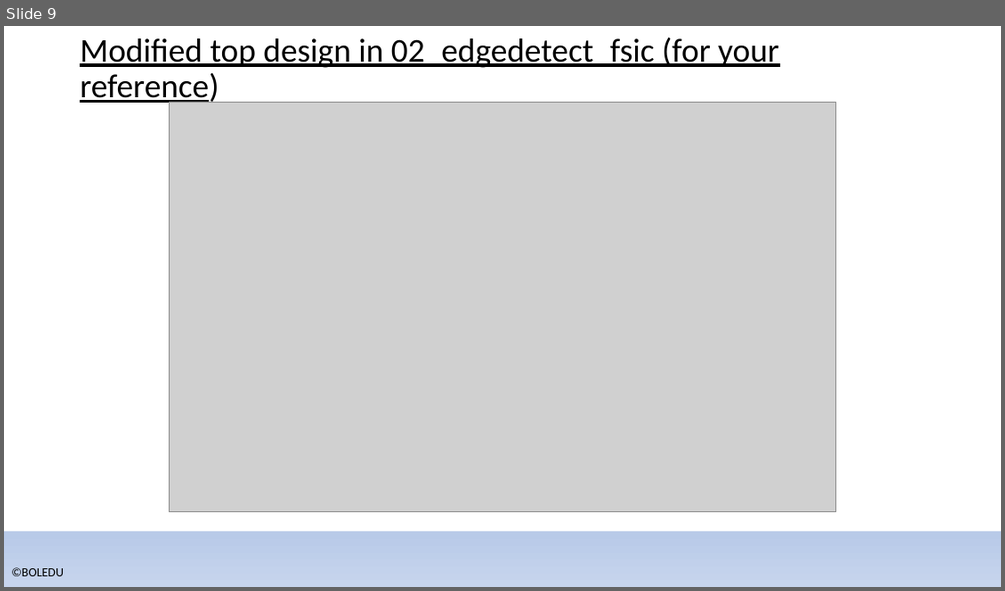
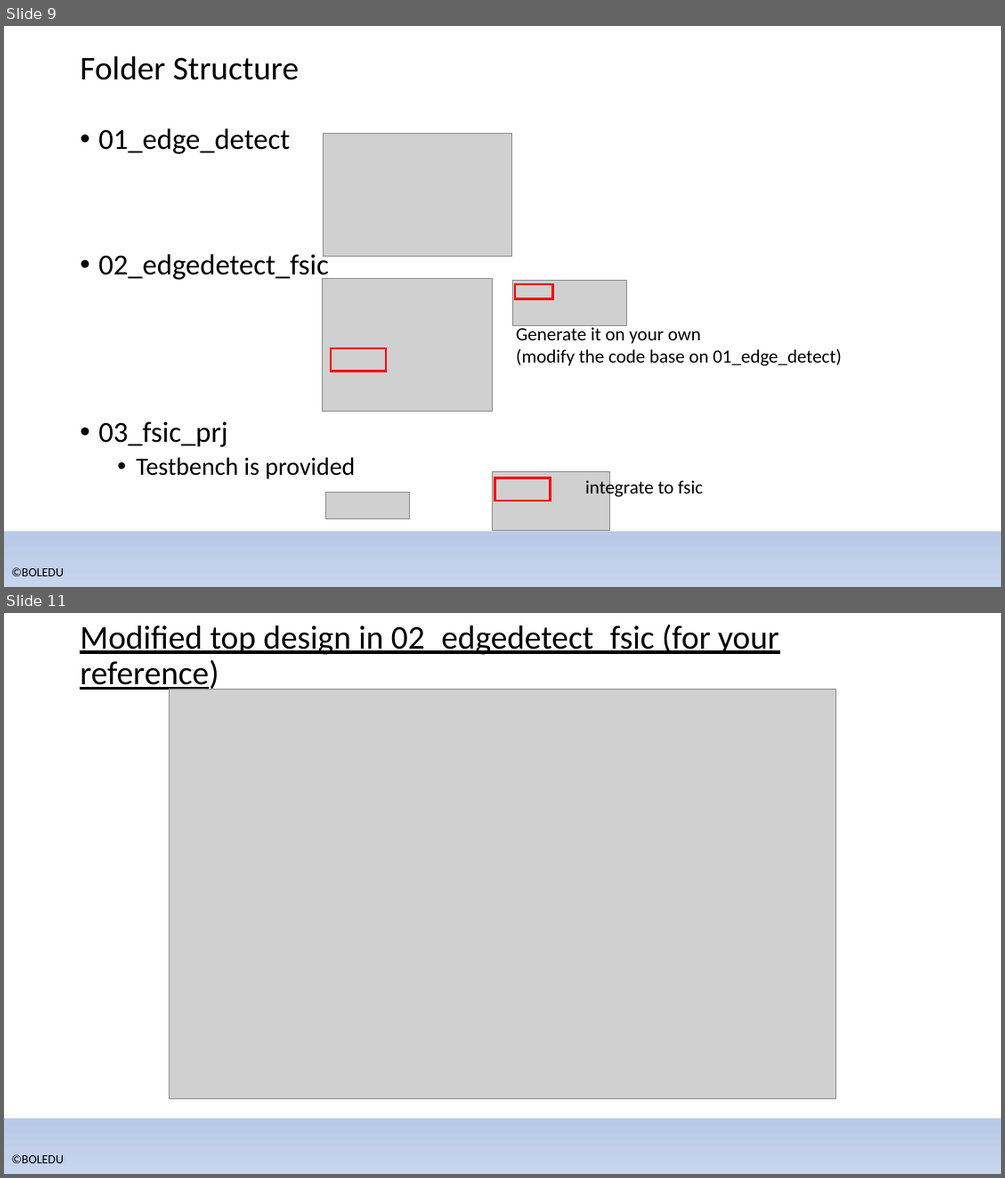
Before and after one commit to bol-edu/caravel-soc_fpga-lab, a slide deck: catapult_hls/lab_catapult_workbook.pptx. Shown one above the other, each under a label of ours: slide 9 before the commit, slides 9 and 11 after it; the slides between them are not shown. The pictures are 1005x591 and 1005x1178 pixels, drawn with LibreOffice and Linux fonts; fonts in the diff are those of the drawing; grey boxes stand for pictures; background and template pictures are left out. Boxes give left, top, right and bottom in pixels: in the first picture for what was removed or moved away, otherwise in the second. Text is boxed around its words. In the diff, an @@ line names an element or a change of style, - is before the commit and + after.

```diff
--- a/catapult_hls/lab_catapult_workbook.pptx
+++ b/catapult_hls/lab_catapult_workbook.pptx
@@ slide 9 added at bbox=[4, 26, 1001, 587], background gradient #F6F8FC to #ABC0E4 to #C7D5ED; not listed: 2 template elements that a slide beside it also shows @@
@@ title added at bbox=[80, 56, 299, 80], 32 pt, text #000000 @@
+Folder Structure
@@ text added at bbox=[98, 128, 355, 479], 28 pt, text #000000 @@
+• 01_edge_detect
+• 02_edgedetect_fsic
+• 03_fsic_prj
+  • Testbench is provided
@@ picture added at bbox=[324, 134, 512, 257] @@
@@ picture added at bbox=[322, 279, 492, 411] @@
@@ picture added at bbox=[512, 281, 626, 325] @@
@@ rectangle added at bbox=[516, 284, 553, 298], outline #FF0000 2.25 pt @@
@@ text added at bbox=[516, 324, 841, 366], 18 pt, text #000000 @@
+Generate it on your own
+(modify the code base on 01_edge_detect)
@@ rectangle added at bbox=[331, 348, 386, 370], outline #FF0000 2.25 pt @@
@@ picture added at bbox=[492, 472, 609, 530] @@
@@ rectangle added at bbox=[495, 477, 550, 500], outline #FF0000 2.25 pt @@
@@ text added at bbox=[585, 478, 703, 499], 18 pt, text #000000 @@
+integrate to fsic
@@ picture added at bbox=[325, 491, 409, 518] @@
@@ what was slide 9 is now slide 11 @@
```
Also in this commit, not shown: 3 slides changed, 1 other slide added.
